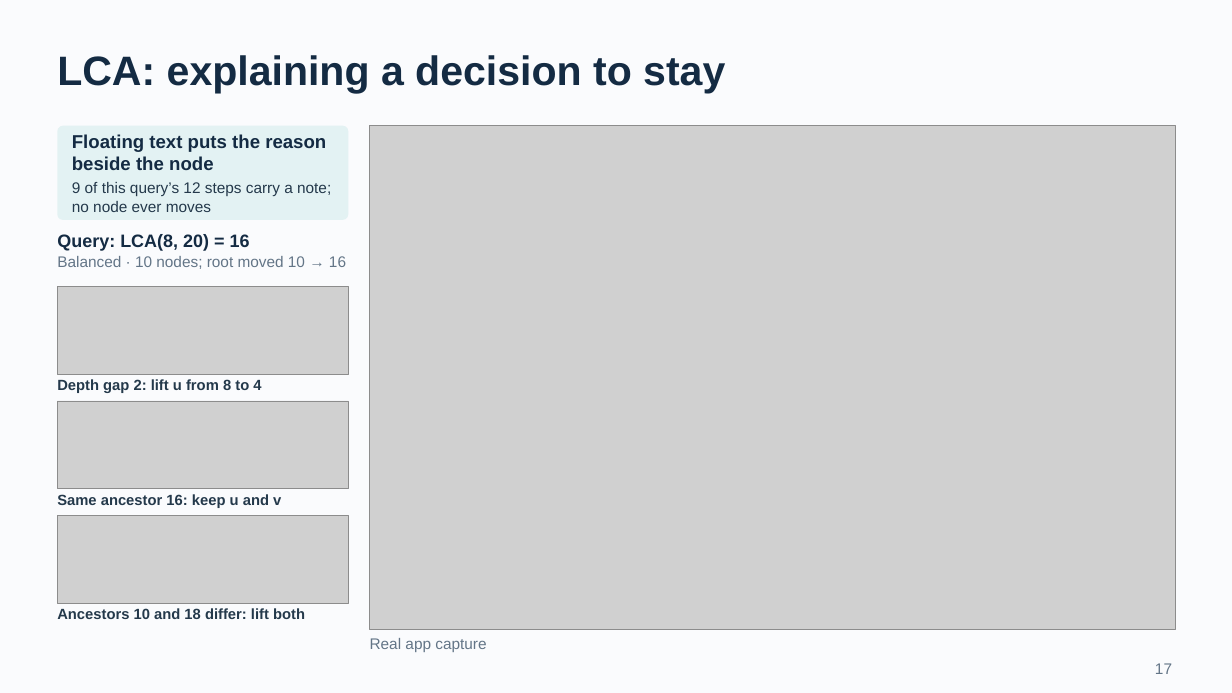
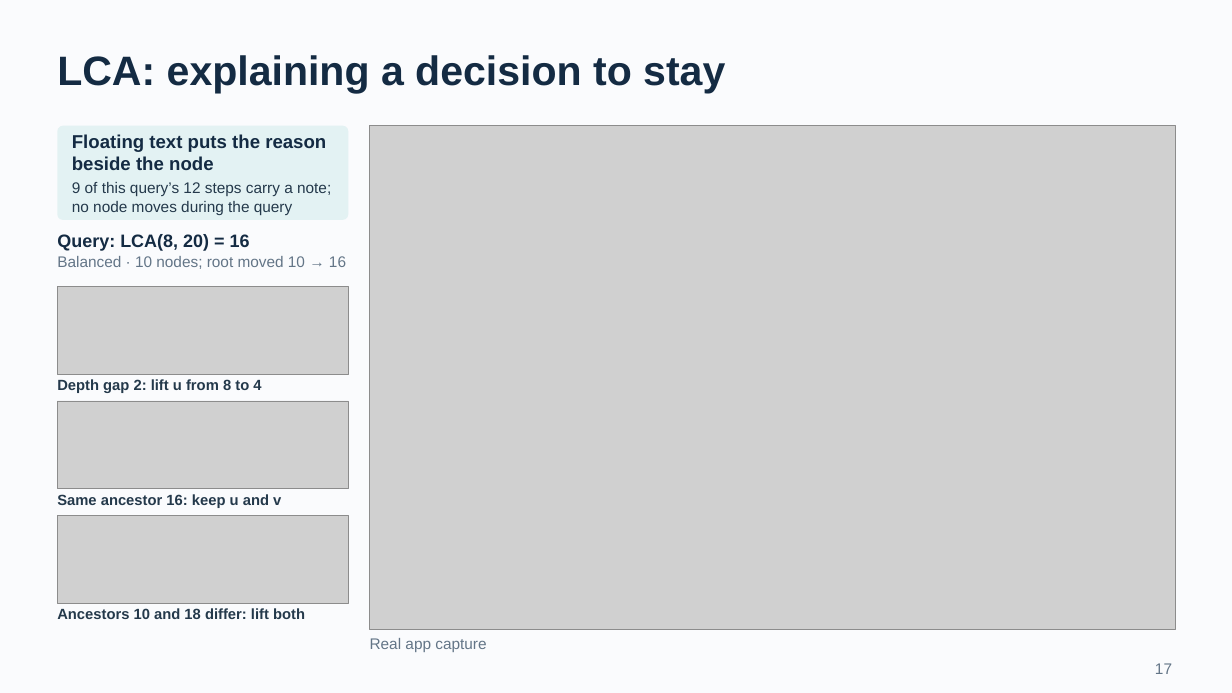
Before and after one commit to BJoozz/docsforfyp, a slide deck: slide 17 of presentation/VisuAlgo_CA_Presentation.pptx. Drawn at 1232x693 pixels with LibreOffice and Linux fonts; fonts in the diff are those of the drawing; grey boxes stand for pictures. Boxes give left, top, right and bottom in pixels: in the first picture for what was removed or moved away, otherwise in the second. Text is boxed around its words. In the diff, an @@ line names an element or a change of style, - is before the commit and + after.

```diff
--- a/presentation/VisuAlgo_CA_Presentation.pptx
+++ b/presentation/VisuAlgo_CA_Presentation.pptx
@@ text in rounded rectangle at (72, 182, 331, 215): text changed @@
-9 of this query’s 12 steps carry a note; no node ever moves
+9 of this query’s 12 steps carry a note; no node moves during the query
```
Also in this commit, not shown: 8 other slides changed, 18 other files.
